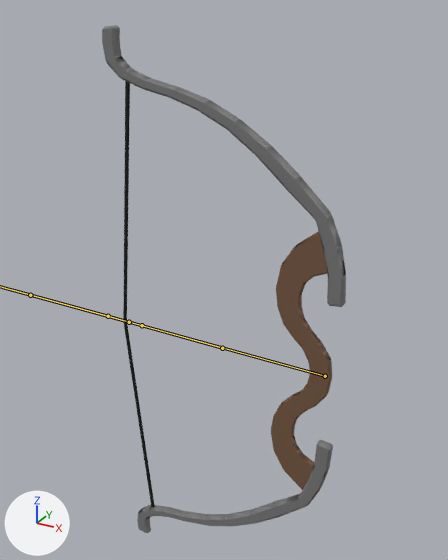
Renders of the FBX model Assets/FBX/Weapon Models/Bow_Rigged.fbx from each side of a commit.
One viewpoint serves both versions: a 50 mm lens placed at (1.53, -4.7, 3.09), pointed at (-1.22, 0.3, 0.59). The lights are fixed; the arrows at lower left show +X, +Y and +Z. Both versions are drawn at frame 32 of the action 'Bow|Bow_Pull'; the numbers are the values there. The bones that bend it are drawn over the model as lines.

Objects in the first picture: 'Bow_mesher'.
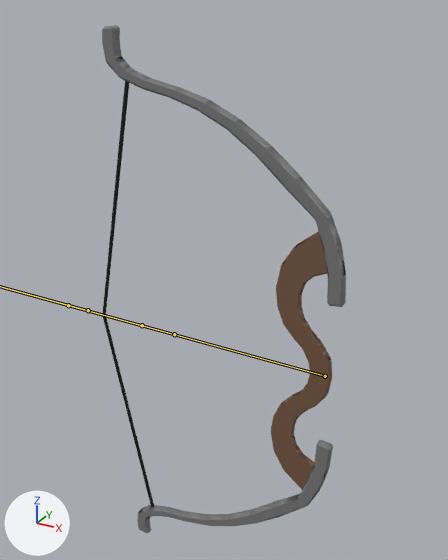
The change in detail:
Bone 'String' (bone_string) moves from (0.0, 1.067, 0.0) to (0.0, 1.632, 0.0).

Changed parts and their boxes [x1, y1, x2, y2] in the pictures (448 x 560 px):
'Bow_mesher', posed
    both: [102, 25, 346, 533]
bone 'String', root to tip
    before: (222, 348) to (108, 316)
    after: (174, 334) to (68, 305)
